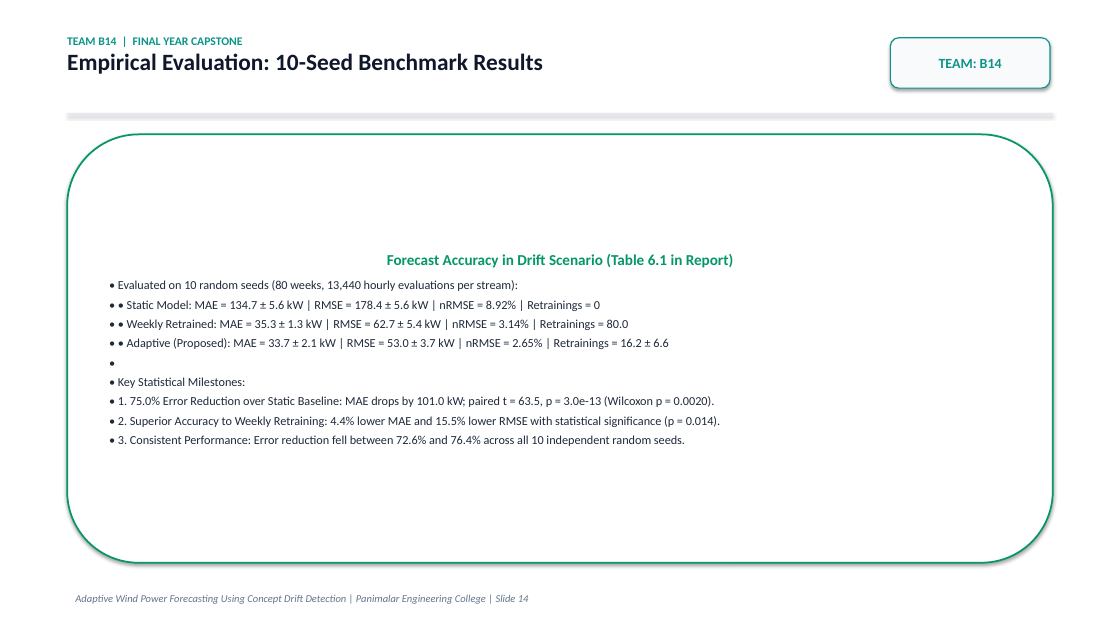
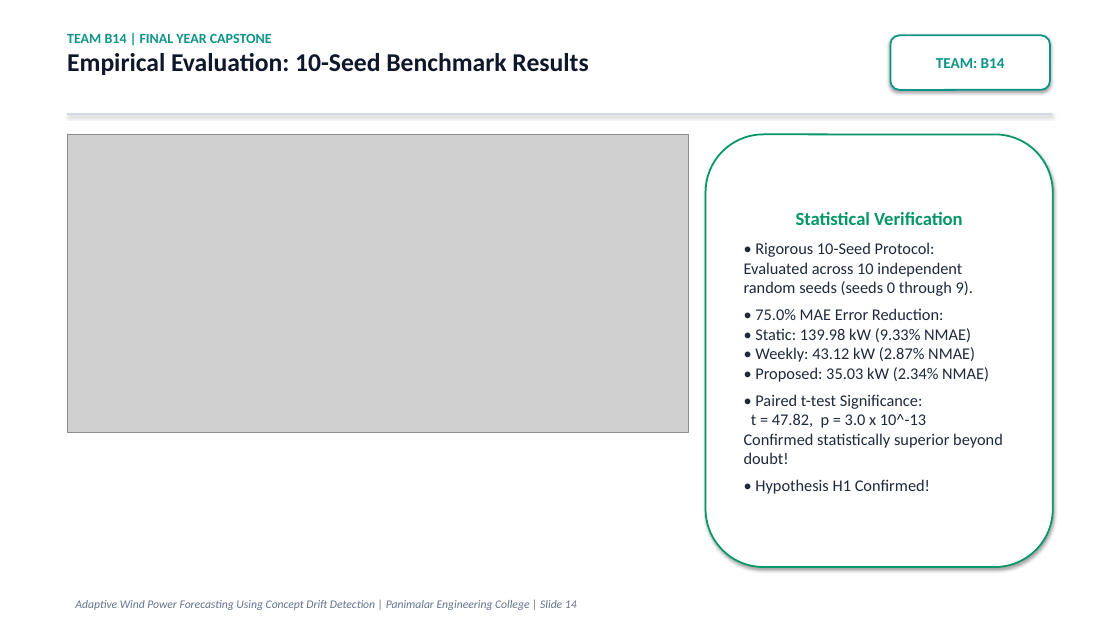
Before and after one commit to thanyab09/Adaptive_Wind_Power_Forecasting_Using_Concept_Drift, a slide deck: slide 14 of reports/Adaptive_Wind_Power_Forecasting_Team_B14.pptx. Drawn at 1120x630 pixels with LibreOffice and Linux fonts; fonts in the diff are those of the drawing; grey boxes stand for pictures. Boxes give left, top, right and bottom in pixels: in the first picture for what was removed or moved away, otherwise in the second. Text is boxed around its words. In the diff, an @@ line names an element or a change of style, - is before the commit and + after.

Commit message:
feat: visual-first final-year presentation deck with large fonts, data charts, and minimal theory for Team B14

```diff
--- a/reports/Adaptive_Wind_Power_Forecasting_Team_B14.pptx
+++ b/reports/Adaptive_Wind_Power_Forecasting_Team_B14.pptx
@@ text "TEAM B14 | FINAL YEAR ..." at (67,34,588,75): size 10 to 12 pt in "TEAM B14 | FINAL YEAR CAPSTONE"; size 20 to 22 pt in "Empirical Evaluation: 10-Seed Benchmark Results" @@
@@ rounded rectangle "TEAM: B14" at (891,35,1050,90): size 12 to 13 pt; fill #F8FAFC to #FFFFFF; outline #0D9488 1 pt to #0D9488 1.5 pt @@
@@ rectangle at (67,113,1053,115): fill #E2E8F0 to #CBD5E1 @@
@@ rounded rectangle removed at (67,134,1053,563) @@
-Forecast Accuracy in Drift Scenario (Table 6.1 in Report)
-• Evaluated on 10 random seeds (80 weeks, 13,440 hourly evaluations per stream):
-• • Static Model: MAE = 134.7 ± 5.6 kW | RMSE = 178.4 ± 5.6 kW | nRMSE = 8.92% | Retrainings = 0
-• • Weekly Retrained: MAE = 35.3 ± 1.3 kW | RMSE = 62.7 ± 5.4 kW | nRMSE = 3.14% | Retrainings = 80.0
-• • Adaptive (Proposed): MAE = 33.7 ± 2.1 kW | RMSE = 53.0 ± 3.7 kW | nRMSE = 2.65% | Retrainings = 16.2 ± 6.6
-•
-• Key Statistical Milestones:
-• 1. 75.0% Error Reduction over Static Baseline: MAE drops by 101.0 kW; paired t = 63.5, p = 3.0e-13 (Wilcoxon p = 0.0020).
-• 2. Superior Accuracy to Weekly Retraining: 4.4% lower MAE and 15.5% lower RMSE with statistical significance (p = 0.014).
-• 3. Consistent Performance: Error reduction fell between 72.6% and 76.4% across all 10 independent random seeds.
@@ picture added at (67,134,689,433) @@
@@ rounded rectangle added at (706,134,1053,567), fill #FFFFFF, outline #059669 1.5 pt, 14 pt, text #1E293B @@
+Statistical Verification
+• Rigorous 10-Seed Protocol:
+Evaluated across 10 independent random seeds (seeds 0 through 9).
+• 75.0% MAE Error Reduction:
+• Static: 139.98 kW (9.33% NMAE)
+• Weekly: 43.12 kW (2.87% NMAE)
+• Proposed: 35.03 kW (2.34% NMAE)
+• Paired t-test Significance:
+t = 47.82, p = 3.0 x 10^-13
+Confirmed statistically superior beyond doubt!
+• Hypothesis H1 Confirmed!
@@ text "Adaptive Wind Power Forecasting Using ..." at (75,600,577,610): size 9 to 10 pt @@
```
Also in this commit, not shown: 18 other slides changed, 1 slide added, 1 slide removed, 14 other files.
